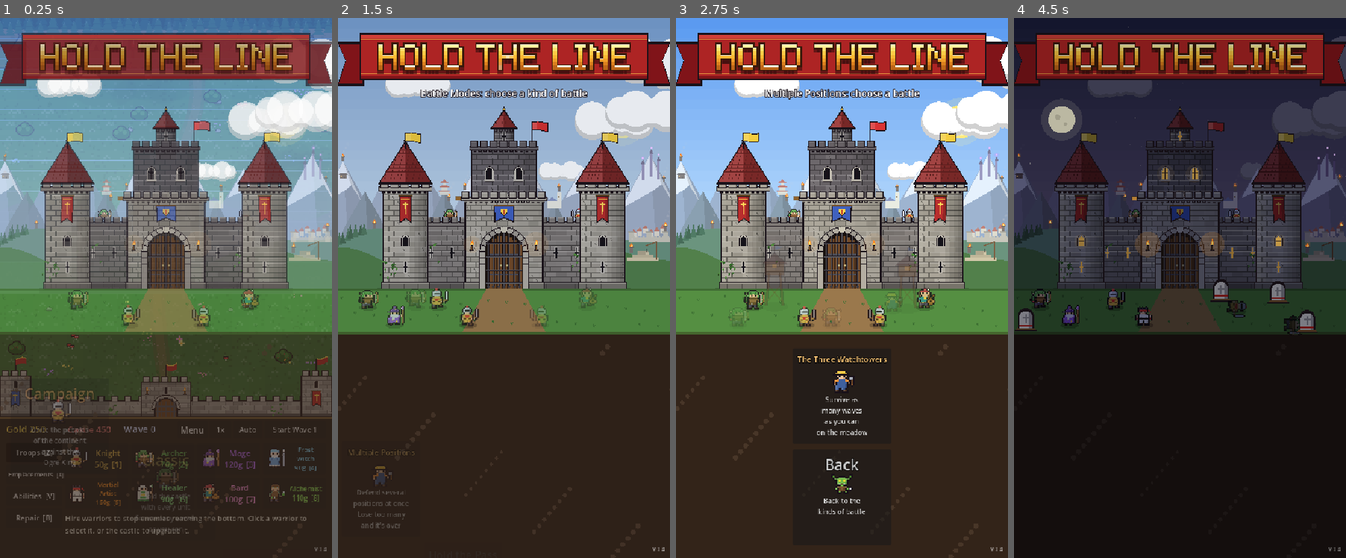
Above: before the commit, frames 1-4 (left to right).
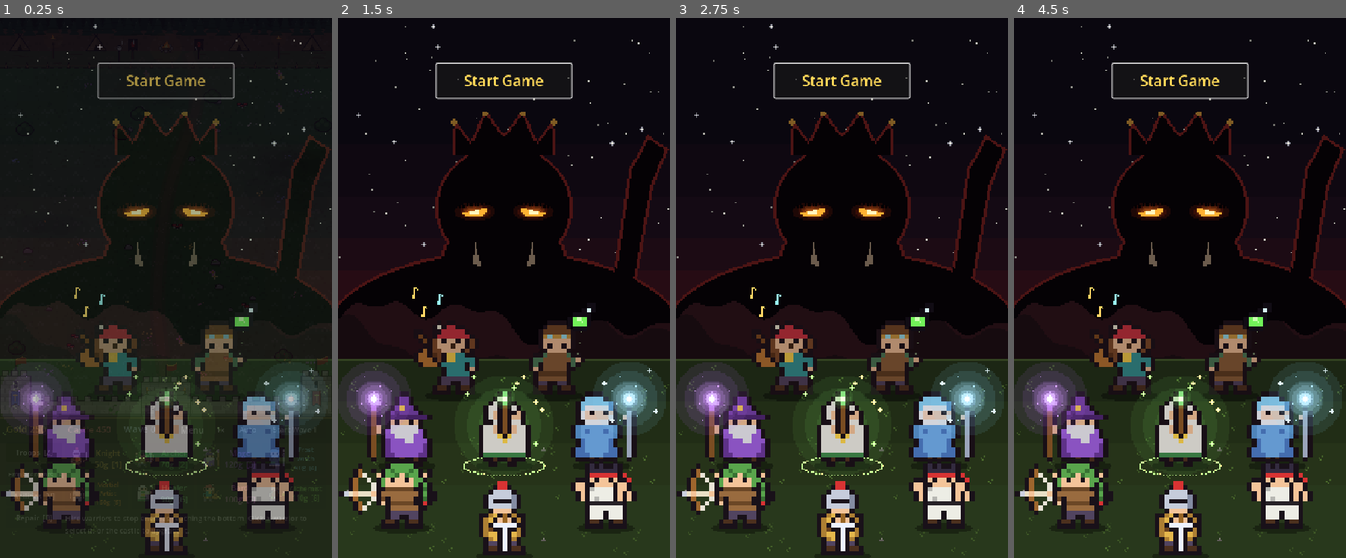
Above: after the commit, the same moments.

Repository: JaydonDiaz/Hold_The_Line
Game: Godot game, scene res://main.tscn
Two runs of this game, one before a commit and one after it. Both use one fixed random seed, a clock stepped at 60 frames per second and the inputs below.
Inputs (mouse positions are in pixels of both pictures, inside the frame that each line leads up to):
- Up to frame 1 (0.25 s): no input
- Up to frame 2 (1.5 s): click "Start Wave 1" at 0.5 s; click "Start Wave 1" at 1.25 s
- Up to frame 3 (2.75 s): click (719, 396) at 2 s, where only the run before the commit has a clickable "Multiple Positions"
- Up to frame 4 (4.5 s): click (1180, 396) at 2.75 s, where only the run before the commit has a clickable "The Three Watchtowers"; click (1286, 385) at 3.5 s, where only the run before the commit has a clickable "Hard"; click (1286, 396) at 4.25 s, where only the run before the commit has a clickable "Hard"

The runs differ from the first frame. In frame 1, 78% of the frame differs, in the area x 0-100%, y 0-100%; in frame 2, 70%; in frame 3, 78%; in frame 4, 85%.

Commit message:
A start screen: the splash picture with a Start Game button (Enter or Space too), silent until it's pressed, then the title screen and its music; shown once a run, skipped headless
Co-Authored-By: Claude Opus 5.5 <noreply@anthropic.com>

Diff:
--- a/scripts/campaign.gd
+++ b/scripts/campaign.gd
@@ -27,6 +27,7 @@
 			slot = 1
 var base_path := "user://campaign.cfg"   # Save 1's file; Save n's is <base>_n.cfg
 var slot := 1                            # the save slot in use (1..SLOTS)
+var started_once := false   # the start screen (the splash and its Start button) has been passed this run
 var _to_slot := false
 var difficulty := "normal"
 var completed: Array = []   # mission ids won
--- a/scripts/hud.gd
+++ b/scripts/hud.gd
@@ -1151,6 +1151,46 @@
 ## The title screen. Cards fly in one after another; hovering lifts a card, and
 ## picking a mode makes it pulse and burst while the others fall away, then the screen
 ## fades into the game (Classic and the Campaign open a second set of cards first).
+var splash: Control = null   # the start screen, while it's up
+
+
+## The start screen: the splash picture, and a Start Game button (Enter or Space too)
+## that leads to the title screen. `then` is called once it's pressed.
+func show_splash(then: Callable) -> void:
+	splash = Control.new()
+	splash.size = Vector2(WIDTH, HEIGHT)
+	add_child(splash)
+	_center(splash)
+	var dark := ColorRect.new()
+	dark.color = Color(0.04, 0.03, 0.06)
+	dark.size = Vector2(WIDTH, HEIGHT)
+	splash.add_child(dark)
+	_bleed(dark)   # (the night sky's colour all round, on a wide or tall window)
+	var pic := TextureRect.new()
+	pic.texture = load("res://splash.png")
+	pic.texture_filter = CanvasItem.TEXTURE_FILTER_NEAREST
+	pic.expand_mode = TextureRect.EXPAND_IGNORE_SIZE
+	pic.stretch_mode = TextureRect.STRETCH_KEEP_ASPECT_CENTERED
+	pic.size = Vector2(WIDTH, HEIGHT)
+	pic.mouse_filter = Control.MOUSE_FILTER_IGNORE
+	splash.add_child(pic)
+	var go := _button(splash, Vector2(WIDTH / 2.0 - 130, 88), Vector2(260, 66), "Start Game")
+	go.add_theme_font_size_override("font_size", 28)
+	for state in ["font_color", "font_focus_color", "font_hover_color", "font_pressed_color"]:
+		go.add_theme_color_override(state, Color(1, 0.85, 0.35) if state != "font_hover_color" else Color(1, 0.93, 0.6))
+	go.focus_mode = Control.FOCUS_ALL
+	go.grab_focus.call_deferred()   # (so Enter or Space press it)
+	go.pressed.connect(func():
+		var tw := create_tween()
+		tw.tween_property(splash, "modulate:a", 0.0, 0.35)
+		tw.tween_callback(func():
+			splash.queue_free()
+			splash = null
+			then.call()))
+	splash.modulate.a = 0.0
+	create_tween().tween_property(splash, "modulate:a", 1.0, 0.4)
+
+
 func show_mode_select() -> void:
 	picking = false
 	mode_screen = ColorRect.new()
--- a/scripts/main.gd
+++ b/scripts/main.gd
@@ -444,7 +444,7 @@
 	if hud.scene_music != "":
 		audio.set_track(hud.scene_music)   # a cutscene's own music
 	elif not started:
-		audio.set_track("map" if hud.world_map != null else "title")   # the campaign map's own, or the title screen's
+		audio.set_track("" if hud.splash != null else ("map" if hud.world_map != null else "title"))   # (silent on the start screen) the campaign map's own, or the title screen's
 	elif not game_over:
 		layer_timer -= delta
 		if layer_timer <= 0.0:
@@ -1161,6 +1161,13 @@
 		open_world_map()
 	elif where == "battle" and not Campaign.mission().is_empty():
 		choose_mode("campaign")
+	elif not Campaign.started_once and DisplayServer.get_name() != "headless":   # (tests run headless, straight to the title)
+		# The very first screen of a run: the splash picture and a Start button (the
+		# title music waits for that click, which a browser needs before any sound).
+		_lock_portrait(false)
+		hud.show_splash(func():
+			Campaign.started_once = true
+			hud.show_mode_select())
 	else:
 		_lock_portrait(false)
 		hud.show_mode_select()
--- /dev/null
+++ b/tests/start_test.gd
@@ -0,0 +1,47 @@
+extends SceneTree
+## The start screen: the splash picture with a Start Game button; silent while it's up,
+## and pressing Start leads to the title screen with its music. (Headless runs skip it at
+## launch, so this drives it directly.) Run from the project folder:
+##   Godot --headless --path . --fixed-fps 60 -s tests/start_test.gd
+## Exits 1 if anything failed.
+
+var fails := 0
+var checks := 0
+
+
+func check(ok: bool, what: String) -> void:
+	checks += 1
+	print(("ok   " if ok else "FAIL ") + what)
+	if not ok:
+		fails += 1
+
+
+func _initialize() -> void:
+	_run.call_deferred()
+
+
+func _run() -> void:
+	var main = load("res://main.tscn").instantiate()
+	root.add_child(main)
+	for i in 5:
+		await process_frame
+	main.hud.hide_mode_select()
+	var started := [false]
+	main.hud.show_splash(func():
+		started[0] = true
+		main.hud.show_mode_select())
+	for i in 10:
+		await process_frame
+	var buttons: Array = main.hud.splash.find_children("*", "Button", true, false)
+	var pics: Array = main.hud.splash.find_children("*", "TextureRect", true, false)
+	check(buttons.size() == 1 and buttons[0].text == "Start Game" and pics.size() == 1 and pics[0].texture != null,
+			"The start screen: the splash picture and a Start Game button")
+	check(main.audio._wanted_track == "", "...silent while it's up")
+	buttons[0].emit_signal("pressed")
+	for i in 40:
+		await process_frame
+	check(started[0] and main.hud.splash == null and main.hud.mode_screen != null and main.audio._wanted_track == "title",
+			"...Start leads to the title screen, and its music plays (%s)" % main.audio._wanted_track)
+	main.free()
+	print("%d checks, %d failed" % [checks, fails])
+	quit(1 if fails > 0 else 0)
